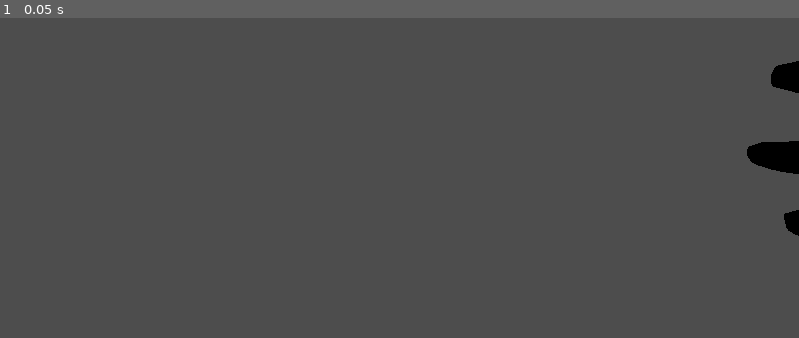
Above: before the commit, frame 1.
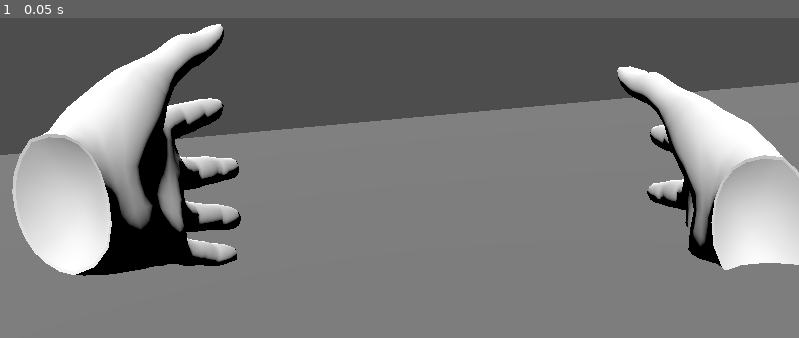
Above: after the commit, the same moment.

Repository: Hubi777111/rwr
Game: Godot game, scene res://main.tscn
The game is run twice, just before and just after one commit, with the same random seed, the same clock (stepped at 60 frames per second) and the same inputs.
Inputs:
- Up to frame 1 (0.05 s): no input

The runs differ from the first frame. In frame 1, 73% of the frame differs, in the area x 0-100%, y 1-100%.

Commit message:
Dodano oswietlenie i podloge

Diff:
--- a/project_files/main.tscn
+++ b/project_files/main.tscn
@@ -3,6 +3,12 @@
 [ext_resource type="Script" uid="uid://cbklt868ulo8x" path="res://main.gd" id="1_ig7tw"]
 [ext_resource type="PackedScene" uid="uid://wwa1g4se7de2" path="res://assets/modules/hand_l.gltf" id="2_h2yge"]
 [ext_resource type="PackedScene" uid="uid://dw8y1o17dflqb" path="res://assets/modules/hand_r.gltf" id="3_1bvp3"]
+
+[sub_resource type="PlaneMesh" id="PlaneMesh_h2yge"]
+size = Vector2(20, 20)
+
+[sub_resource type="BoxShape3D" id="BoxShape3D_1bvp3"]
+size = Vector3(20, 0.1, 20)
 
 [node name="Main" type="Node3D" unique_id=1906230346]
 script = ExtResource("1_ig7tw")
@@ -10,7 +16,8 @@
 [node name="XROrigin3D" type="XROrigin3D" parent="." unique_id=638771831]
 
 [node name="XRCamera3D" type="XRCamera3D" parent="XROrigin3D" unique_id=911150710]
-transform = Transform3D(1, 0, 0, 0, 1, 0, 0, 0, 1, -0.32116672, 0.0034925044, 0)
+transform = Transform3D(0.9926479, 0.0912814, 0.079485625, -0.09157114, 0.9957985, 1.8548193e-09, -0.07915167, -0.0072785895, 0.99683607, -0.02259989, 0.09000525, 0.35495758)
+fov = 40.65794
 
 [node name="LeftController" type="XRController3D" parent="XROrigin3D" unique_id=1123161205]
 tracker = &"left_hand"
@@ -18,7 +25,7 @@
 [node name="HandLeftRoot" type="Node3D" parent="XROrigin3D/LeftController" unique_id=649238948]
 
 [node name="hand_l" parent="XROrigin3D/LeftController/HandLeftRoot" unique_id=1596958218 instance=ExtResource("2_h2yge")]
-transform = Transform3D(1, 0, 0, 0, 1, 0, 0, 0, 1, -0.08930269, -0.015555188, -0.00026220083)
+transform = Transform3D(0.9979782, 0, -0.063556924, 0, 1, 0, 0.063556924, 0, 0.9979782, -0.19775516, 0.06592578, 0.074786976)
 
 [node name="RightController" type="XRController3D" parent="XROrigin3D" unique_id=730045456]
 tracker = &"right_hand"
@@ -26,7 +33,7 @@
 [node name="HandRightRoot" type="Node3D" parent="XROrigin3D/RightController" unique_id=1029811899]
 
 [node name="hand_r" parent="XROrigin3D/RightController/HandRightRoot" unique_id=346969004 instance=ExtResource("3_1bvp3")]
-transform = Transform3D(0.9997744, 0, -0.02123906, 0, 1, 0, 0.02123906, 0, 0.9997744, -0.0014112145, -0.017643273, -0.012843221)
+transform = Transform3D(0.9995746, 0.010848273, -0.027079035, -0.00933684, 0.99842423, 0.05533126, 0.027636617, -0.055054605, 0.99810076, 0.12764153, 0.022823483, 0.025293902)
 
 [node name="CanvasLayer" type="CanvasLayer" parent="." unique_id=687101212]
 
@@ -34,3 +41,16 @@
 offset_right = 8.0
 offset_bottom = 8.0
 text = "Enter VR"
+
+[node name="DirectionalLight3D" type="DirectionalLight3D" parent="." unique_id=270185656]
+transform = Transform3D(1, 0, 0, 0, 0.70710677, 0.70710677, 0, -0.70710677, 0.70710677, 0, 0, 0)
+
+[node name="Level" type="Node3D" parent="." unique_id=802880576]
+
+[node name="MeshInstance3D" type="MeshInstance3D" parent="Level" unique_id=1466935071]
+mesh = SubResource("PlaneMesh_h2yge")
+
+[node name="StaticBody3D" type="StaticBody3D" parent="Level/MeshInstance3D" unique_id=1748907121]
+
+[node name="CollisionShape3D" type="CollisionShape3D" parent="Level/MeshInstance3D/StaticBody3D" unique_id=1136814371]
+shape = SubResource("BoxShape3D_1bvp3")
Not shown, changed: docs/index.html
Not shown, changed: docs/index.pck
